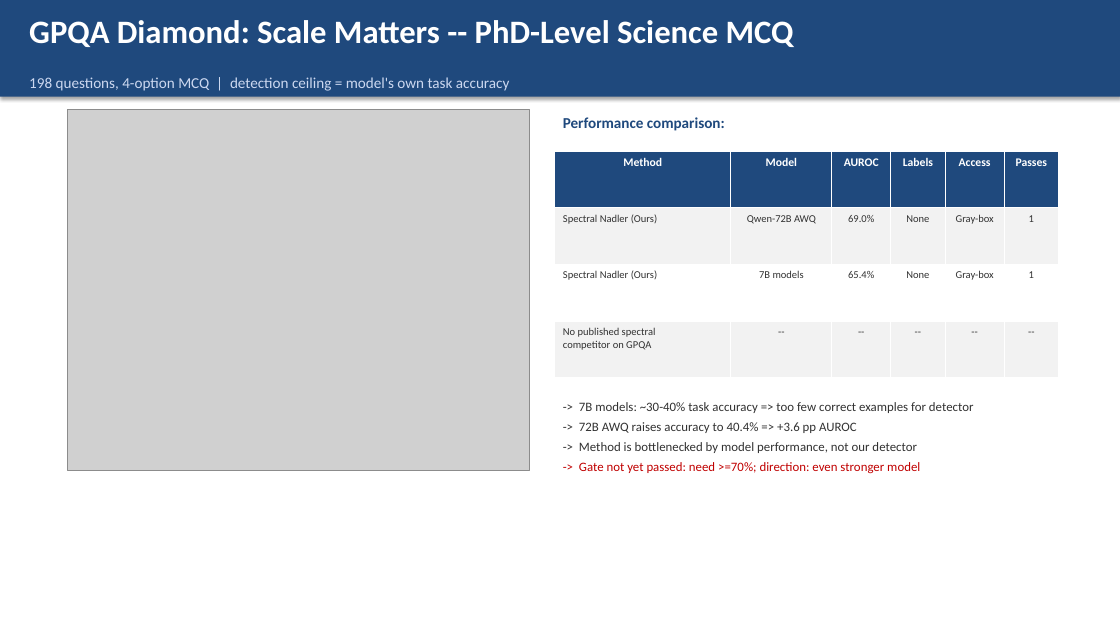
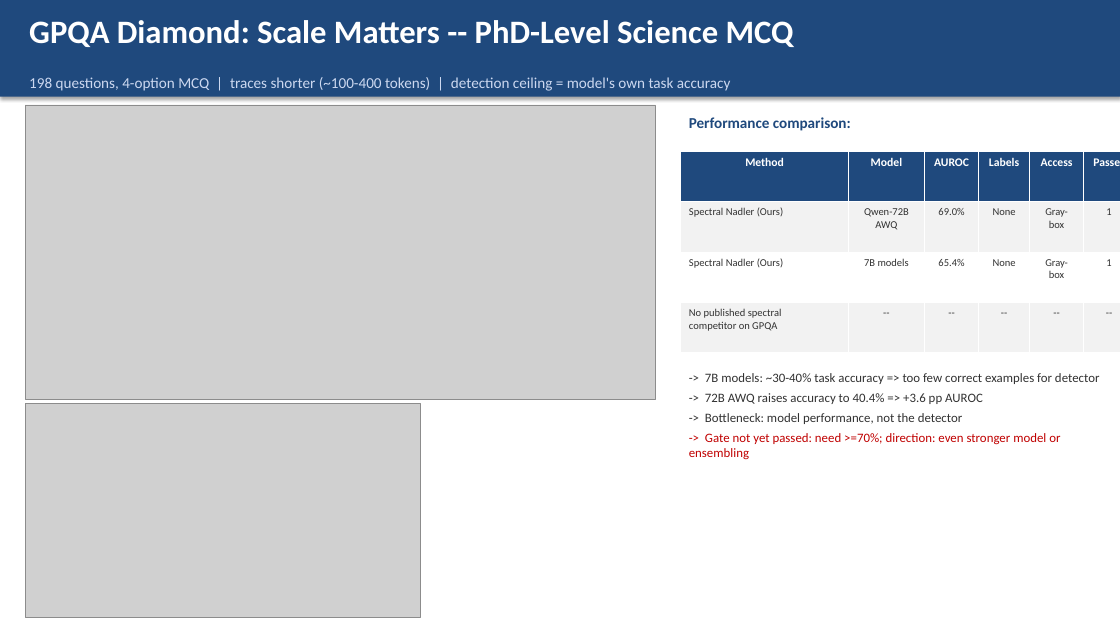
Before and after one commit to omrisegev/hallucination_detection, a slide deck: slide 9 of Hallucination_Detection_May18.pptx. Drawn at 1120x630 pixels with LibreOffice and Linux fonts; fonts in the diff are those of the drawing; grey boxes stand for pictures. Boxes give left, top, right and bottom in pixels: in the first picture for what was removed or moved away, otherwise in the second. Text is boxed around its words. In the diff, an @@ line names an element or a change of style, - is before the commit and + after.

```diff
--- a/Hallucination_Detection_May18.pptx
+++ b/Hallucination_Detection_May18.pptx
@@ text at box(29, 77, 730, 91): text changed @@
-198 questions, 4-option MCQ | detection ceiling = model's own task accuracy
+198 questions, 4-option MCQ | traces shorter (~100-400 tokens) | detection ceiling = model's own task accuracy
@@ picture: place and size @@
-picture at box(67, 109, 529, 471)
+picture at box(25, 105, 655, 399)
@@ text "Performance comparison:": place and size @@
-text "Performance comparison:" at box(563, 117, 725, 131)
+text "Performance comparison:" at box(689, 117, 851, 131)
@@ table: place and size @@
-table at box(555, 151, 1059, 378)
+table at box(681, 151, 1120, 353)
@@ text "-> 7B models: ~30-40% task ...": place and size @@
-text "-> 7B models: ~30-40% task ..." at box(579, 402, 974, 474)
+text "-> 7B models: ~30-40% task ..." at box(689, 373, 1100, 459)
@@ picture added at box(25, 403, 420, 618) @@
@@ text at box(689, 413, 1060, 459): text changed @@
--> Method is bottlenecked by model performance, not our detector
--> Gate not yet passed: need >=70%; direction: even stronger model
+-> Bottleneck: model performance, not the detector
+-> Gate not yet passed: need >=70%; direction: even stronger model or ensembling
```
Also in this commit, not shown: 7 other slides changed, 2 slides added, 2 slides removed, 2 other files.
